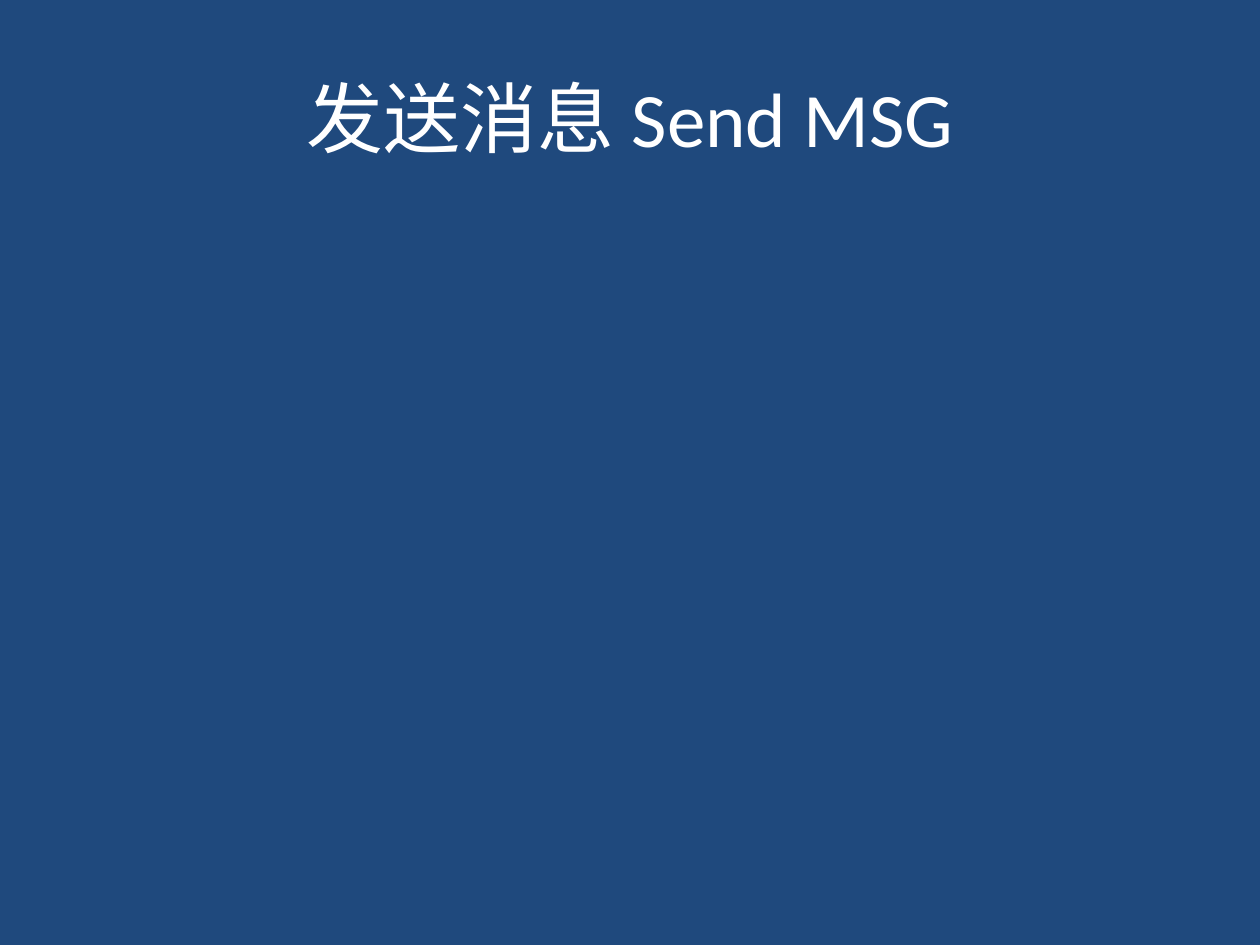
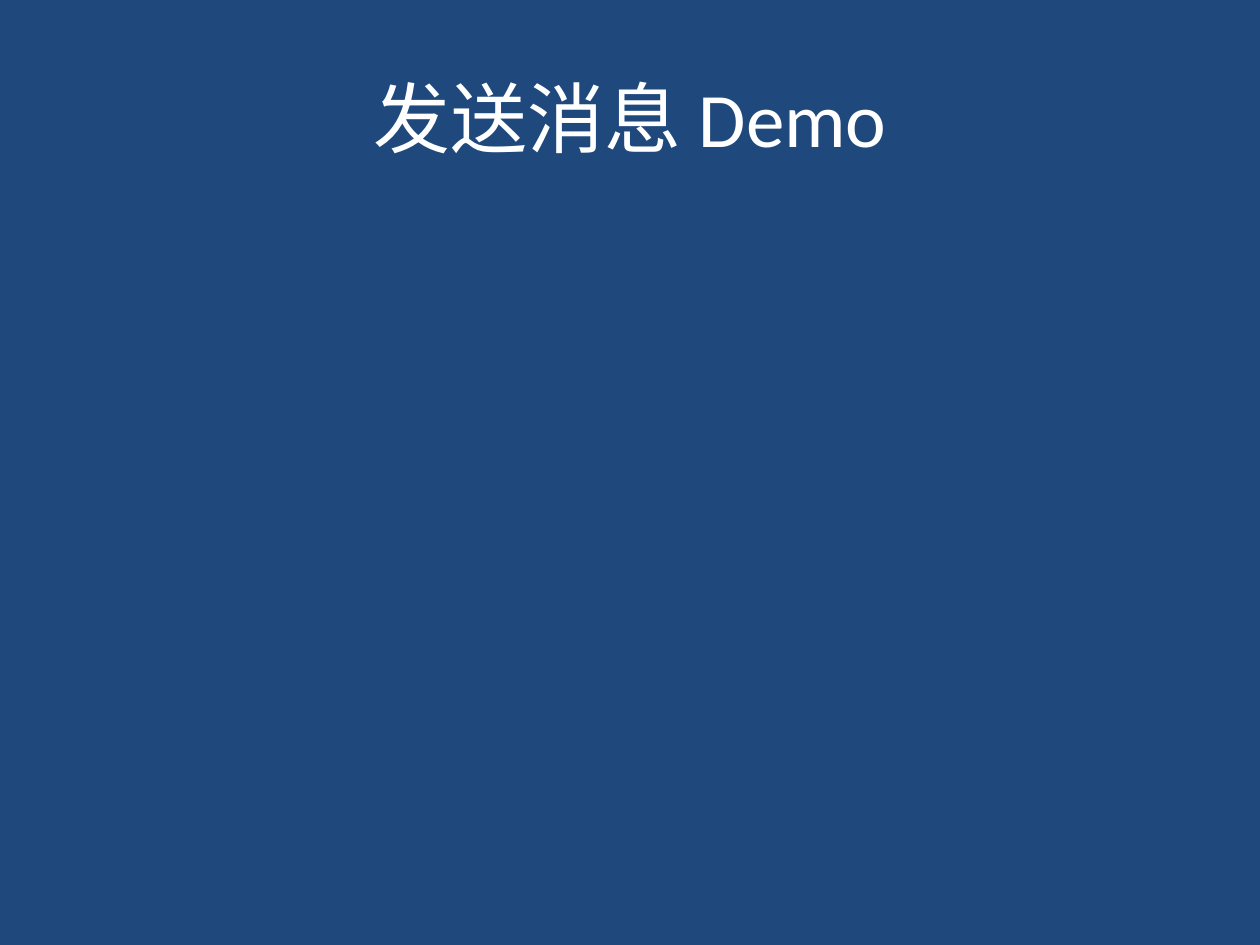
Before and after one commit to youniworld/easemobintegration, a slide deck: slide 29 of easemob_sdk_integration.pptx (slide 12 before the commit). Drawn at 1260x945 pixels with LibreOffice and Linux fonts; fonts in the diff are those of the drawing. Boxes give left, top, right and bottom in pixels: in the first picture for what was removed or moved away, otherwise in the second. Text is boxed around its words. In the diff, an @@ line names an element or a change of style, - is before the commit and + after.

```diff
--- a/easemob_sdk_integration.pptx
+++ b/easemob_sdk_integration.pptx
@@ title at [373,81,887,154]: text changed @@
-发送消息 Send MSG
+发送消息 Demo
```
Also in this commit, not shown: 7 other slides changed, 26 slides added, 2 slides removed.
